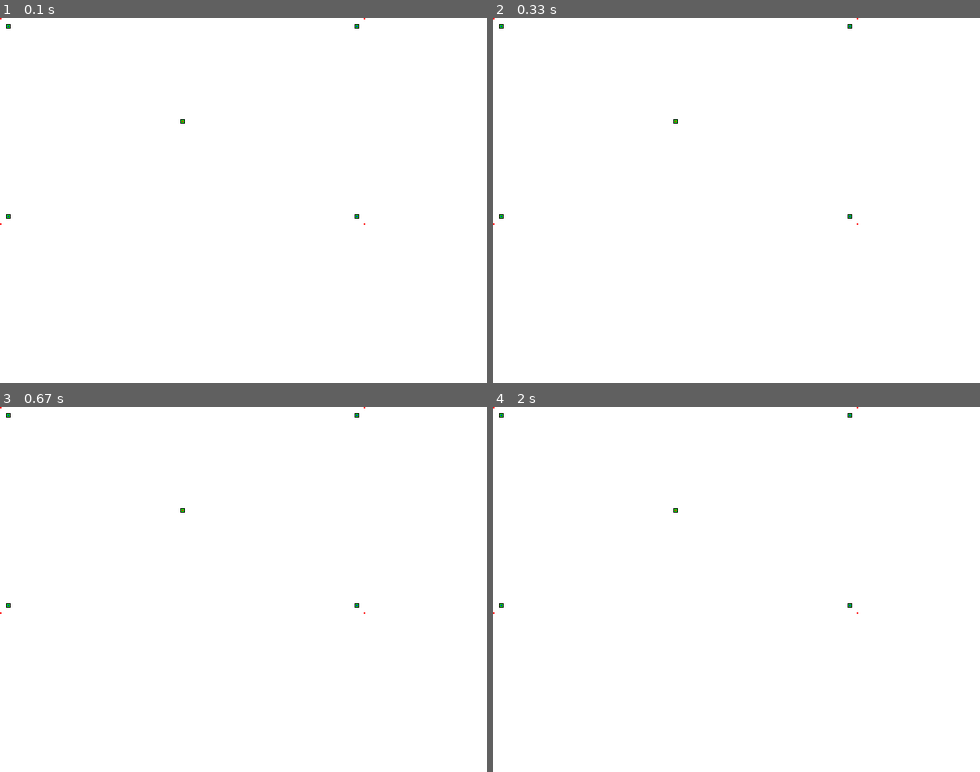
Above: before the commit, frames 1-4 (two rows, left to right).
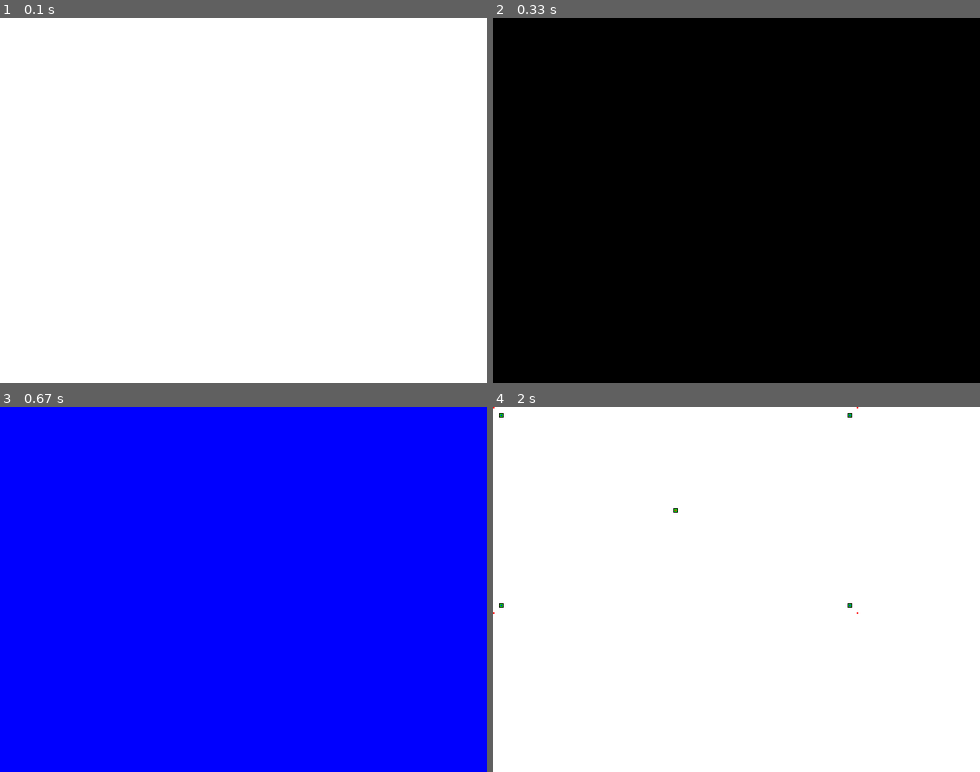
Above: after the commit, the same moments.

Repository: Jyny/gas_gun
Game: pygame game, started from gas_gun.py
Same seed, same stepped clock (60 frames per second), same inputs: the game is played once before the commit and once after it.
Inputs:
- Up to frame 1 (0.1 s): no input
- Up to frame 2 (0.33 s): no input
- Up to frame 3 (0.67 s): no input
- Up to frame 4 (2 s): no input

The runs differ from the first frame. In frame 1, less than 0.1% of the frame differs, in the area x 0-75%, y 0-57%; in frame 2, 100%; in frame 3, 100%, in the area x 0-100%, y 0-100%; in frame 4, nothing differs.

Commit message:
add screen test

Diff:
--- a/gas_gun.py
+++ b/gas_gun.py
@@ -201,6 +201,35 @@
 
 		result = ( x / xDivisor) * (( z2 / z1) - 1);
 		return result;# Copyright 2012 Matthew Lowden
+
+def screen_test(sec):
+	screen.fill(WHITE)
+	pygame.display.update()
+	time.sleep(sec)
+	screen.fill(BLACK)
+	pygame.display.update()
+	time.sleep(sec)
+	screen.fill(RED)
+	pygame.display.update()
+	time.sleep(sec)
+	screen.fill(BLUE)
+	pygame.display.update()
+	time.sleep(sec)
+	screen.fill(GREEN)
+	pygame.display.update()
+	time.sleep(sec)
+	screen.fill(GBLUE)
+	pygame.display.update()
+	time.sleep(sec)
+	screen.fill(YELLOW)
+	pygame.display.update()
+	time.sleep(sec)
+	screen.fill(PERPLE)
+	pygame.display.update()
+	time.sleep(sec)
+	screen.fill(WHITE)
+	pygame.display.update()
+	time.sleep(sec)
 
 def test_point():
 	screen.fill(WHITE)
@@ -243,7 +272,7 @@
 
 					# resolution 0-479 0-271
 screen = pygame.display.set_mode([640, 480])
-screen.fill(WHITE)
+screen_test(0.2)
 x = -1
 y = -1
 
